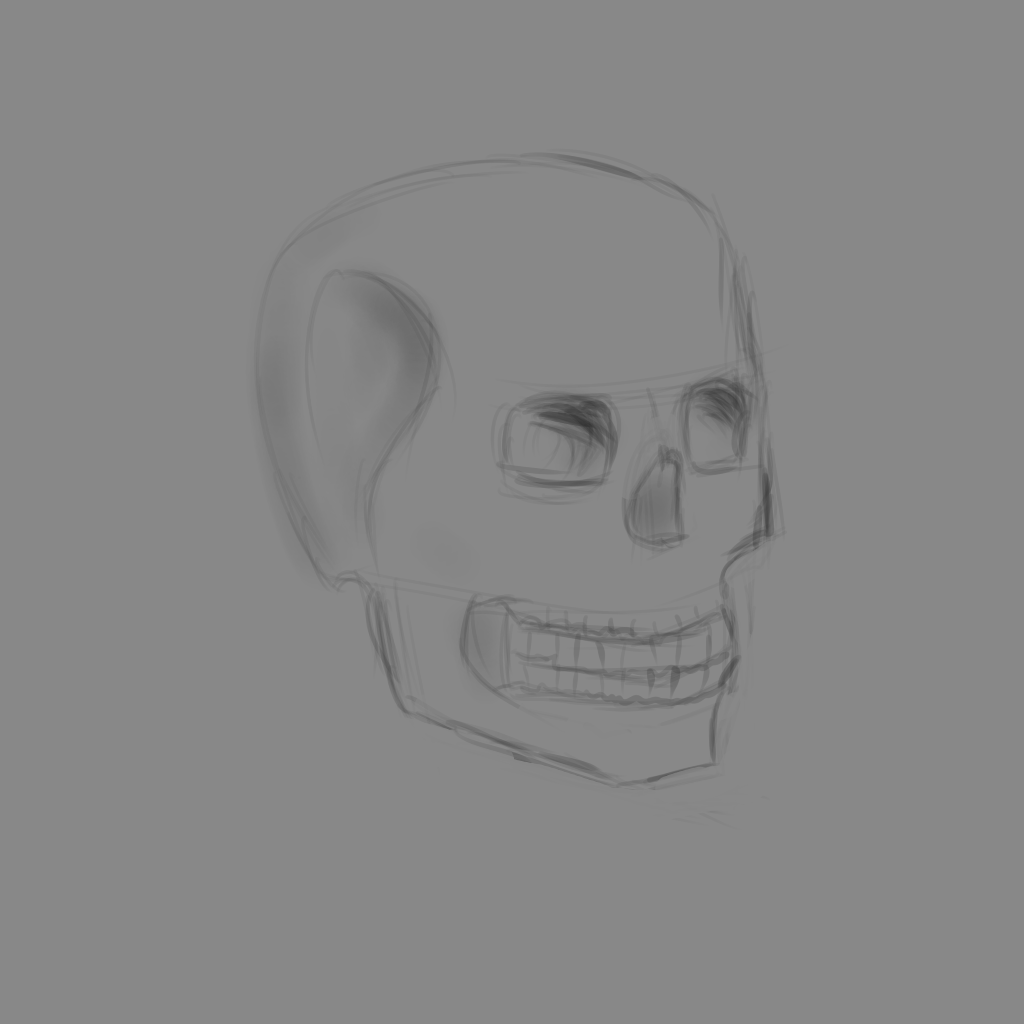
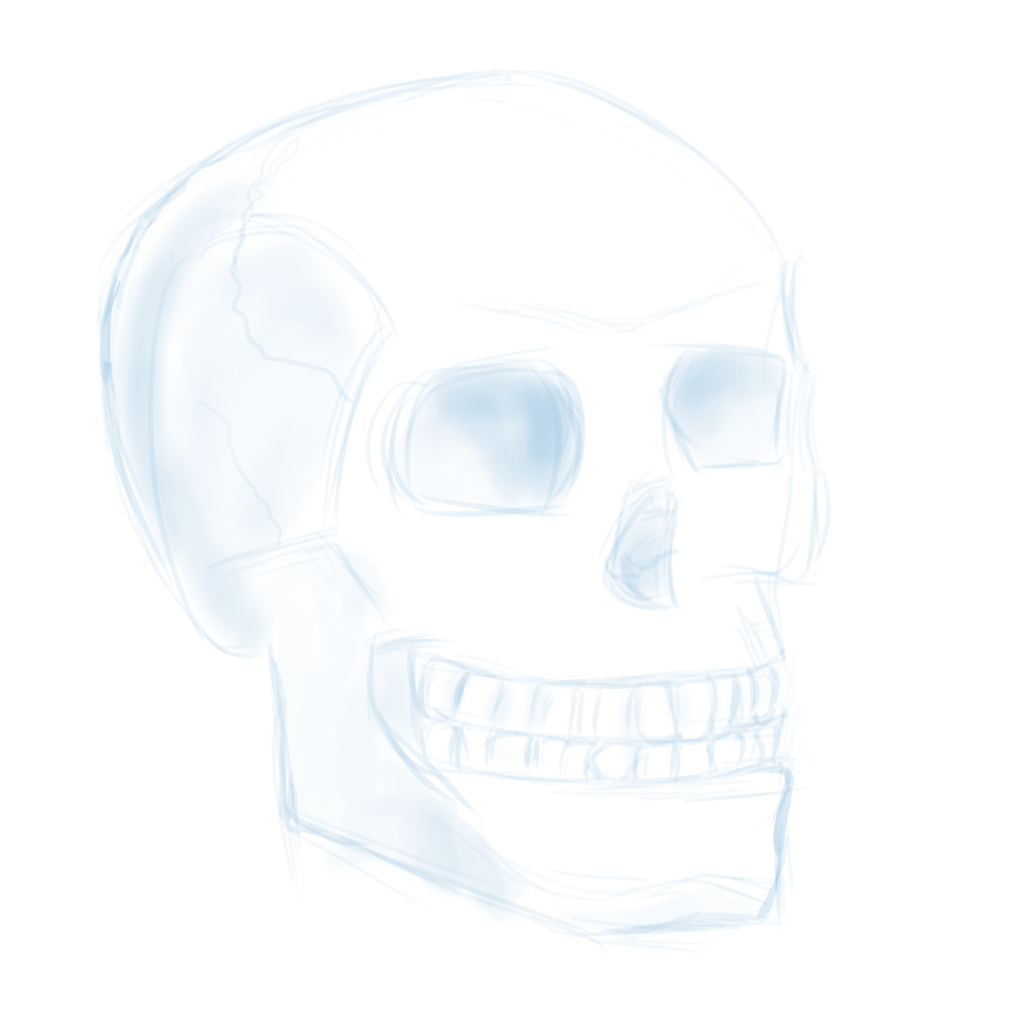
Layer changes from the first w=1024, h=1024 image to the second:
removed layer "shade" over [192, 128, 832, 768]
removed layer "Layer 2" over [192, 128, 832, 896]
added layer "shading" above "details" over [64, 128, 832, 960]
added layer "details" above "lines" over [64, 64, 832, 960]
added layer "lines" above "Paint Layer 1" over [64, 64, 832, 1024]
added layer "Paint Layer 1" above "Background" over [0, 0, 1024, 1024]
